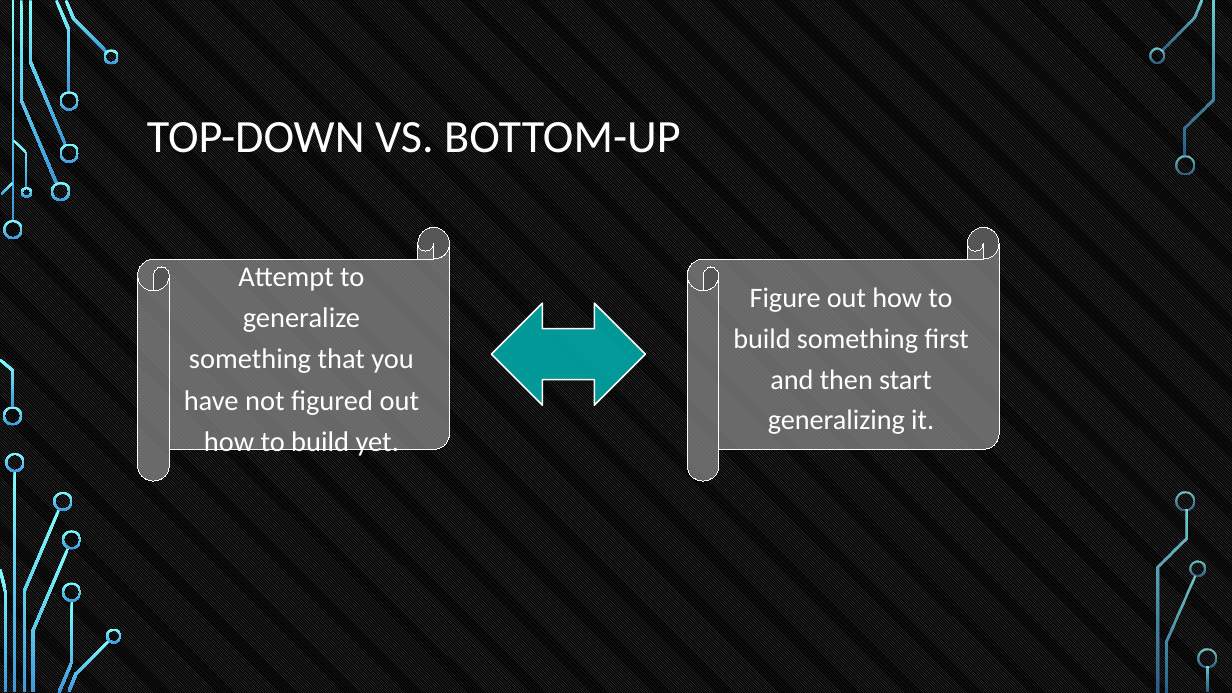
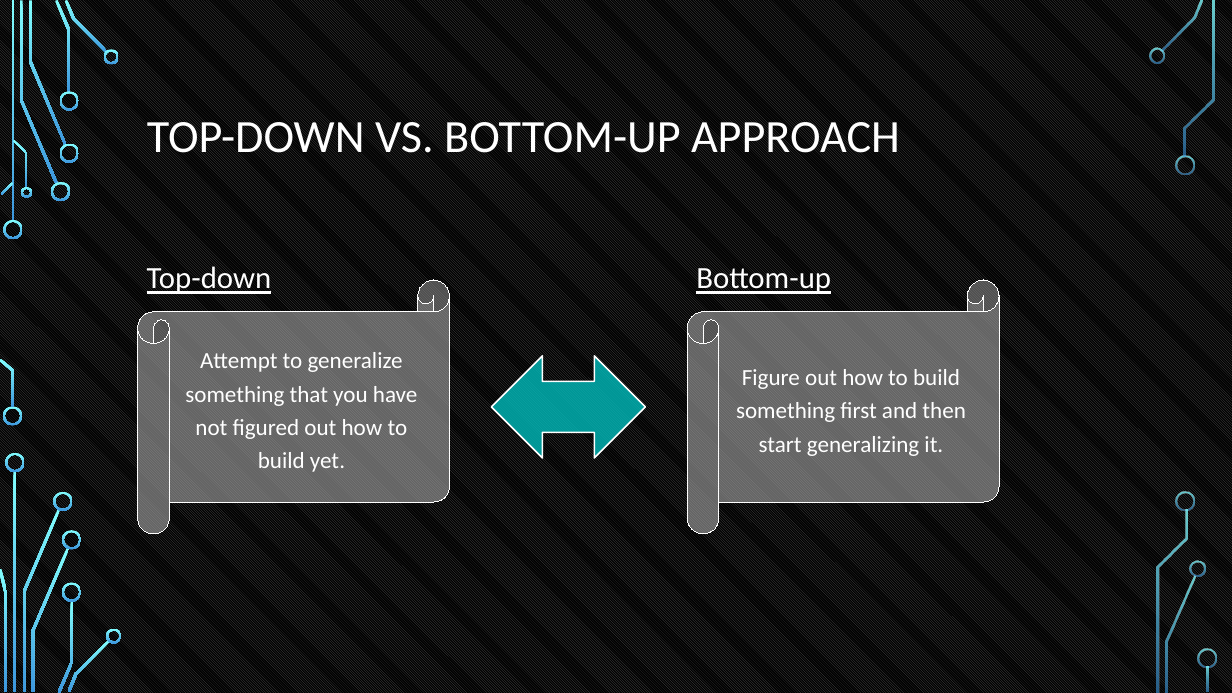
Before and after one commit to tokenika/tokenika.github.io, a slide deck: slide 37 of WarsawBlock(3).pptx (slide 36 before the commit). Drawn at 1232x693 pixels with LibreOffice and Linux fonts; fonts in the diff are those of the drawing; background and template pictures are left out. Boxes give left, top, right and bottom in pixels: in the first picture for what was removed or moved away, otherwise in the second. Text is boxed around its words. In the diff, an @@ line names an element or a change of style, - is before the commit and + after.

```diff
--- a/WarsawBlock(3).pptx
+++ b/WarsawBlock(3).pptx
@@ title at (x1=147, y1=122, x2=900, y2=153): text changed @@
-TOP-DOWN VS. BOTTOM-UP
+TOP-DOWN VS. BOTTOM-UP APPROACH
@@ text added at (x1=147, y1=266, x2=272, y2=294), 24 pt, text #FFFFFF, underline @@
+Top-down
@@ text added at (x1=696, y1=268, x2=831, y2=294), 24 pt, text #FFFFFF, underline @@
+Bottom-up
@@ text "Attempt to generalize something that ..." at (x1=138, y1=280, x2=450, y2=534): size 22.2 to 18 pt @@
@@ horizontal scroll "Figure out how to build ..." at (x1=688, y1=280, x2=1000, y2=534): size 22 to 18 pt @@
@@ 1 text, 1 horizontal scroll, 1 left right arrow moved together from (x1=138, y1=227, x2=1000, y2=482) to (x1=138, y1=280, x2=1000, y2=534) @@
```
Also in this commit, not shown: 2 other slides changed, 1 slide added, 2 other files.
